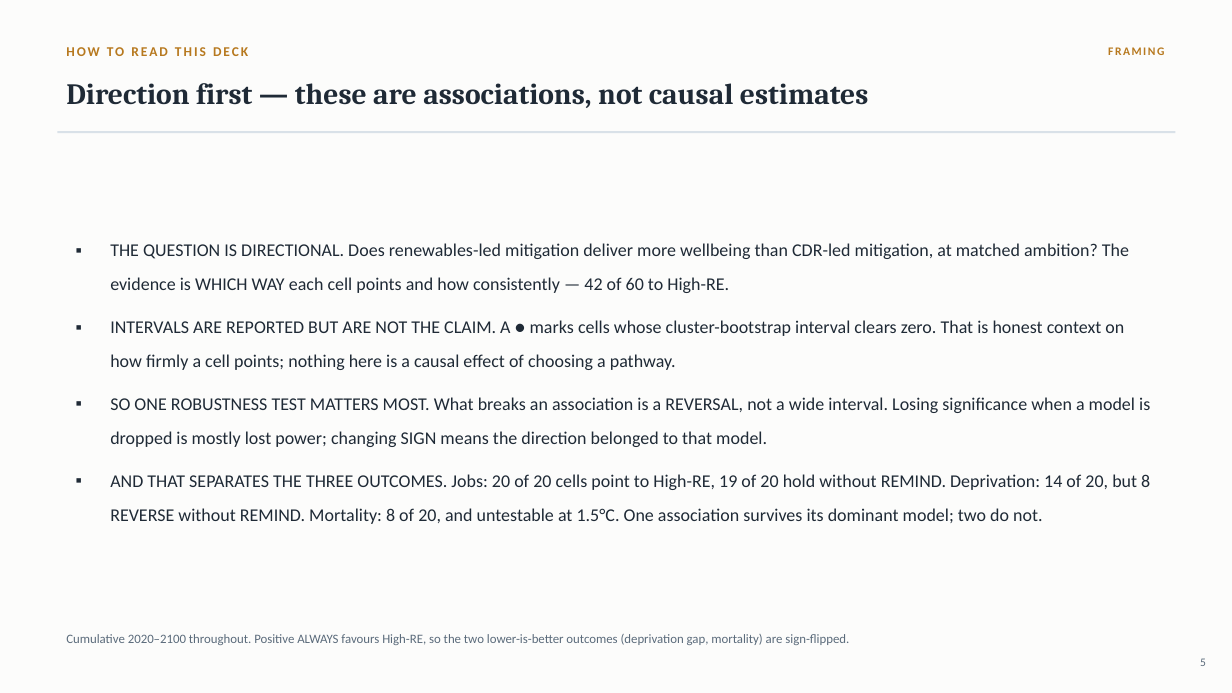
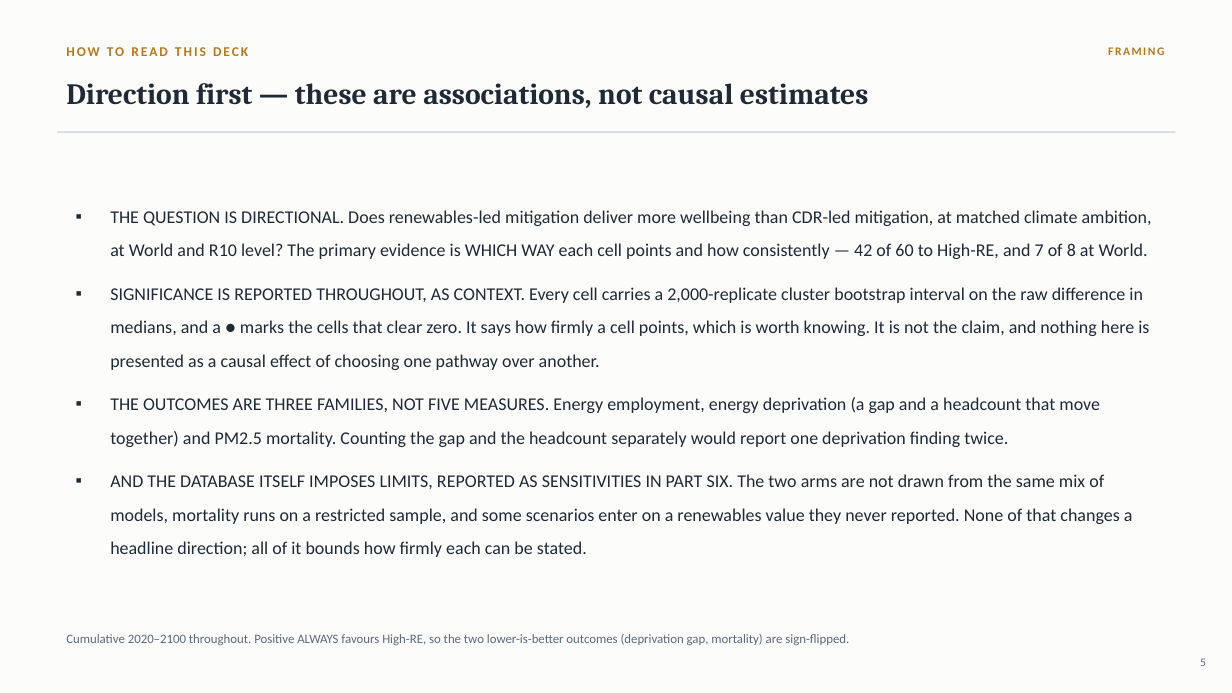
Before and after one commit to cwejnert/COMPASS-Database---Dissertation-Paper-1, a slide deck: slide 5 of decks/COMPASS_Paper1_final_8.25.pptx. Drawn at 1232x693 pixels with LibreOffice and Linux fonts; fonts in the diff are those of the drawing. Boxes give left, top, right and bottom in pixels: in the first picture for what was removed or moved away, otherwise in the second. Text is boxed around its words. In the diff, an @@ line names an element or a change of style, - is before the commit and + after.

```diff
--- a/decks/COMPASS_Paper1_final_8.25.pptx
+++ b/decks/COMPASS_Paper1_final_8.25.pptx
@@ text at (110, 210, 1152, 557): text changed @@
-▪ THE QUESTION IS DIRECTIONAL. Does renewables-led mitigation deliver more wellbeing than CDR-led mitigation, at matched ambition? The evidence is WHICH WAY each cell points and how consistently — 42 of 60 to High-RE.
-▪ INTERVALS ARE REPORTED BUT ARE NOT THE CLAIM. A ● marks cells whose cluster-bootstrap interval clears zero. That is honest context on how firmly a cell points; nothing here is a causal effect of choosing a pathway.
-▪ SO ONE ROBUSTNESS TEST MATTERS MOST. What breaks an association is a REVERSAL, not a wide interval. Losing significance when a model is dropped is mostly lost power; changing SIGN means the direction belonged to that model.
-▪ AND THAT SEPARATES THE THREE OUTCOMES. Jobs: 20 of 20 cells point to High-RE, 19 of 20 hold without REMIND. Deprivation: 14 of 20, but 8 REVERSE without REMIND. Mortality: 8 of 20, and untestable at 1.5°C. One association survives its dominant model; two do not.
+▪ THE QUESTION IS DIRECTIONAL. Does renewables-led mitigation deliver more wellbeing than CDR-led mitigation, at matched climate ambition, at World and R10 level? The primary evidence is WHICH WAY each cell points and how consistently — 42 of 60 to High-RE, and 7 of 8 at World.
+▪ SIGNIFICANCE IS REPORTED THROUGHOUT, AS CONTEXT. Every cell carries a 2,000-replicate cluster bootstrap interval on the raw difference in medians, and a ● marks the cells that clear zero. It says how firmly a cell points, which is worth knowing. It is not the claim, and nothing here is presented as a causal effect of choosing one pathway over another.
+▪ THE OUTCOMES ARE THREE FAMILIES, NOT FIVE MEASURES. Energy employment, energy deprivation (a gap and a headcount that move together) and PM2.5 mortality. Counting the gap and the headcount separately would report one deprivation finding twice.
+▪ AND THE DATABASE ITSELF IMPOSES LIMITS, REPORTED AS SENSITIVITIES IN PART SIX. The two arms are not drawn from the same mix of models, mortality runs on a restricted sample, and some scenarios enter on a renewables value they never reported. None of that changes a headline direction; all of it bounds how firmly each can be stated.
```
Also in this commit, not shown: 32 other slides changed, 1 slide added, 2 other files.
